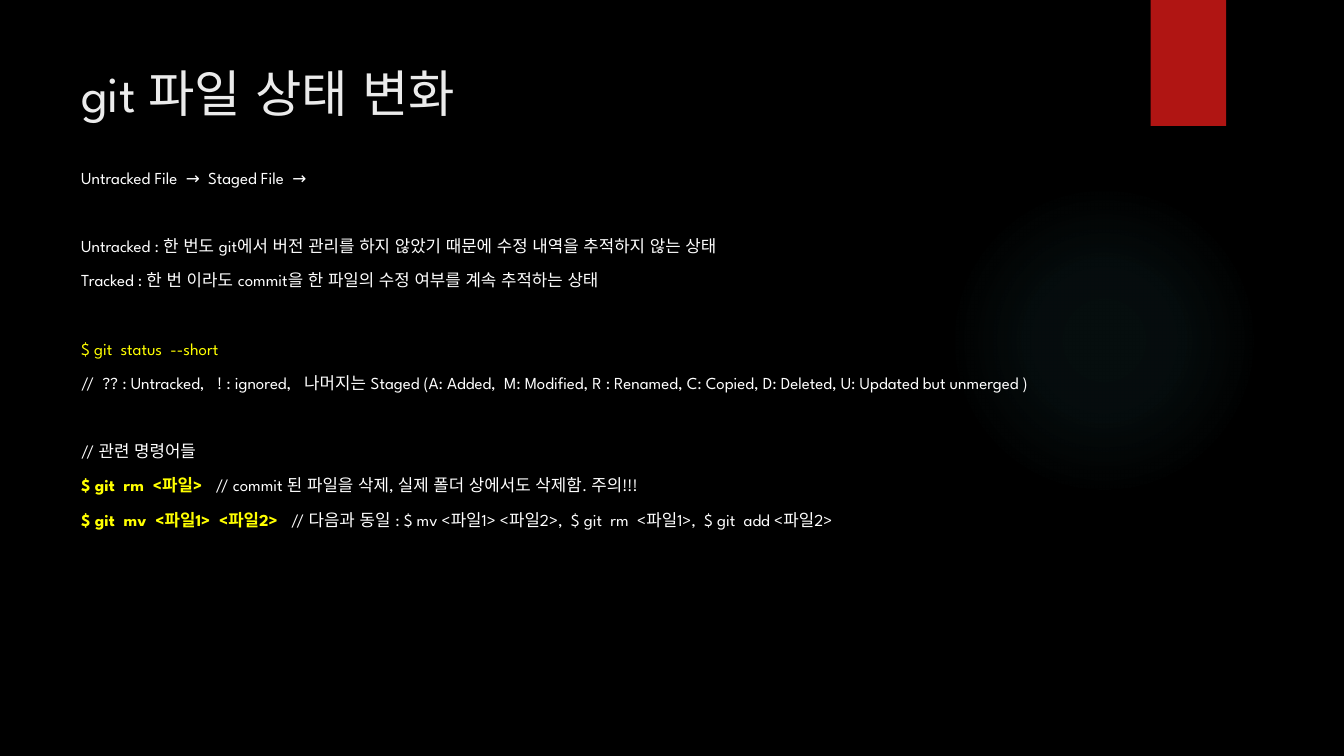
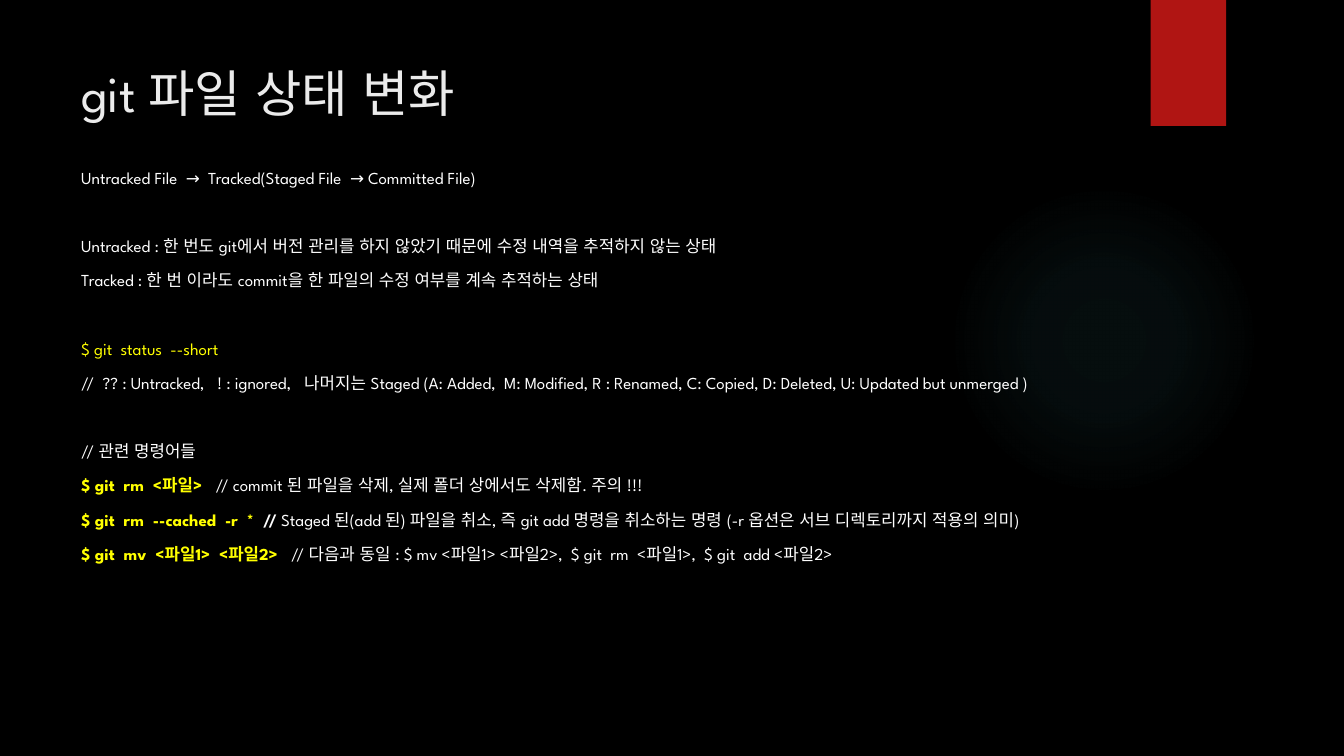
Before and after one commit to iredseal/Learning, a slide deck: slide 7 of Tools/git/SW 형상 관리.pptx. Drawn at 1344x756 pixels with LibreOffice and Linux fonts; fonts in the diff are those of the drawing; background and template pictures are left out. Boxes give left, top, right and bottom in pixels: in the first picture for what was removed or moved away, otherwise in the second. Text is boxed around its words. In the diff, an @@ line names an element or a change of style, - is before the commit and + after.

Commit message:
240625-1552

```diff
--- a/Tools/git/SW 형상 관리.pptx
+++ b/Tools/git/SW 형상 관리.pptx
@@ text at box(81, 172, 476, 188): text changed @@
-Untracked File → Staged File →
+Untracked File → Tracked(Staged File → Committed File)
@@ text at box(95, 477, 1019, 530): text changed @@
-$ git rm <파일> // commit 된 파일을 삭제, 실제 폴더 상에서도 삭제함. 주의!!!
+$ git rm <파일> // commit 된 파일을 삭제, 실제 폴더 상에서도 삭제함. 주의 !!!
+$ git rm --cached -r * // Staged 된(add 된) 파일을 취소, 즉 git add 명령을 취소하는 명령 (-r 옵션은 서브 디렉토리까지 적용의 의미)
```
Also in this commit, not shown: 3 other slides changed.
